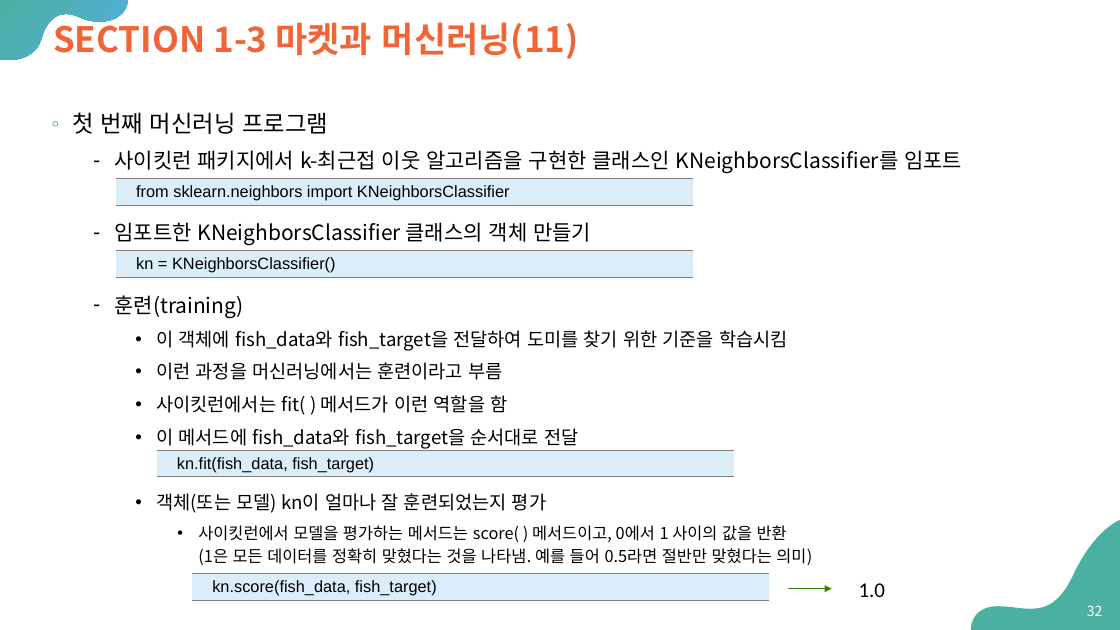
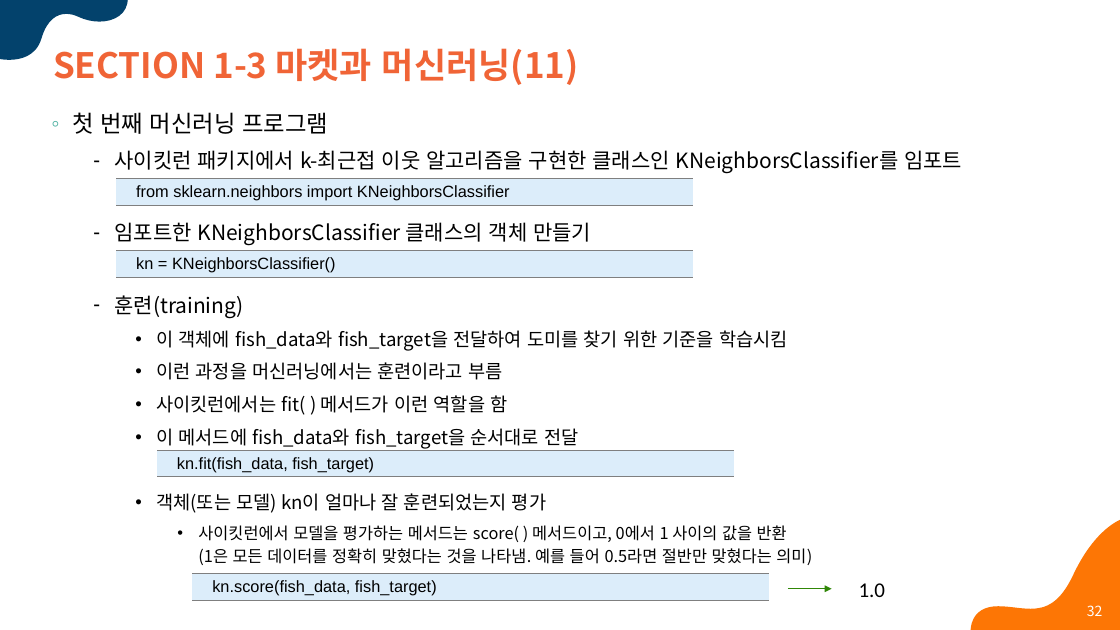
Before and after one commit to Sangdon-Park/Sangdon-Park.github.io, a slide deck: slide 32 of data/인공지능/01-인공지능개요.pptx. Drawn at 1120x630 pixels with LibreOffice and Linux fonts; fonts in the diff are those of the drawing. Boxes give left, top, right and bottom in pixels: in the first picture for what was removed or moved away, otherwise in the second. Text is boxed around its words. In the diff, an @@ line names an element or a change of style, - is before the commit and + after.

```diff
--- a/data/인공지능/01-인공지능개요.pptx
+++ b/data/인공지능/01-인공지능개요.pptx
@@ freeform shape at (0,0,128,60): fill gradient #4BB0A0 to #52AEE1 to #03426C @@
@@ title "SECTION 1-3 마켓과 머신러닝(11)" rewrapped from (53,16,579,59) to (53,48,579,85) @@
@@ freeform shape at (970,519,1120,630): fill #4BB0A0 to #FD7605 @@
```
Also in this commit, not shown: 42 other slides changed, 26 other files.
